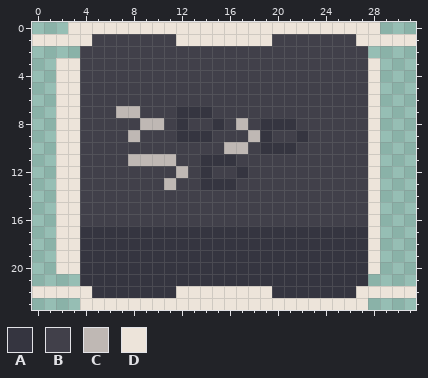
Pixel-art file -- assets/Aseprite/ability_icon.aseprite. This is how it looked before the edit.
32x24 pixels, 1 frame.
Visible layers, top first: "MG_Icon", "Borders".
Palette (. is transparent): A #353540  B #41404a  C #bfb8b4  D #ede4da
Pixels before, first column x 0:
 0 ...DDDDDDDDDDDDDDDDDDDDDDDDDD...
 1 DDDDDBBBBBBBDDDDDDDDBBBBBBBDDDDD
 2 ....BBBBBBBBBBBBBBBBBBBBBBBB....
 3 ..DDBBBBBBBBBBBBBBBBBBBBBBBBD...
 4 ..DDBBBBBBBBBBBBBBBBBBBBBBBBD...
 5 ..DDBBBBBBBBBBBBBBBBBBBBBBBBD...
 6 ..DDBBBBBBBBBBBBBBBBBBBBBBBBD...
 7 ..DDBBBCCBBBAAABBBBBBBBBBBBBD...
 8 ..DDBBBBBCCBABBABCBAAABBBBBBD...
 9 ..DDBBBBCBBBAAABBBCABBABBBBBD...
10 ..DDBBBBBBBBBBBBCCBAAABBBBBBD...
11 ..DDBBBBCCCCBBAAABBBBBBBBBBBD...
12 ..DDBBBBBBBBCBABBABBBBBBBBBBD...
13 ..DDBBBBBBBCBBAAABBBBBBBBBBBD...
14 ..DDBBBBBBBBBBBBBBBBBBBBBBBBD...
15 ..DDBBBBBBBBBBBBBBBBBBBBBBBBD...
16 ..DDBBBBBBBBBBBBBBBBBBBBBBBBD...
17 ..DDAAAAAAAAAAAAAAAAAAAAAAAAD...
18 ..DDAAAAAAAAAAAAAAAAAAAAAAAAD...
19 ..DDAAAAAAAAAAAAAAAAAAAAAAAAD...
20 ..DDAAAAAAAAAAAAAAAAAAAAAAAAD...
21 ....AAAAAAAAAAAAAAAAAAAAAAAA....
22 DDDDDAAAAAAADDDDDDDDAAAAAAADDDDD
23 ....DDDDDDDDDDDDDDDDDDDDDDDD....
And afterwards:
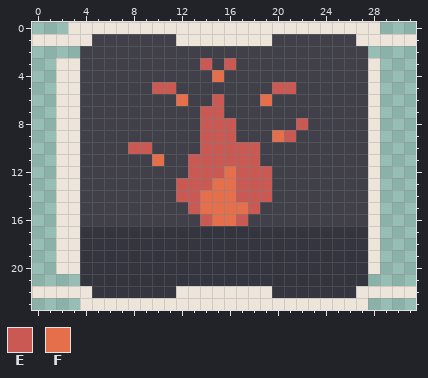
Colours new in this view: E #ca5954  F #e56f4b
Author's note on the commit: Added explosion particles with splash damage as ability.
Difference:
layer "MG_Icon" now hidden
layer "FireProjectile_icon" added
Colour A gives way to colour B in row 7 at x 12 to 13; in row 8 at x 12 and 19 to 21; in row 9 at x 12 to 13, 19 and 22; in row 10 at x 19 to 21.
Colour C gives way to colour B in row 7 at x 7 to 8; in row 8 at x 9 to 10 and 17; in row 9 at x 8 and 18; in row 11 at x 8 to 9 and 11; in row 12 at x 12; in row 13 at x 11.
Colour A gives way to colour E in row 7 at x 14; in row 8 at x 15; in row 9 at x 14; in row 11 at x 14 to 16; in row 12 at x 14 and 17; in row 13 at x 14.
Colour B gives way to colour E in row 3 at x 14 and 16; in row 5 at x 10 to 11 and 20 to 21; in rows 6 to 7 at x 15; in row 8 at x 14, 16 and 22; in row 9 at x 15 to 16 and 21; in row 10 at x 8 to 9, 14 to 15 and 18.
Colour B gives way to colour E in row 11 at x 13 and 17 to 18; in row 12 at x 13, 15 and 18 to 19; in rows 13 to 14 at x 12 to 13 and 17 to 19; in row 15 at x 13 and 18; in row 16 at x 14 and 17.
Colour C gives way to colour E in row 10 at x 16 to 17.
Colour A gives way to colour F in row 13 at x 15 to 16.
Colour B gives way to colour F in row 4 at x 15; in row 6 at x 12 and 19; in row 9 at x 20; in row 12 at x 16; in row 14 at x 14 to 16; in row 15 at x 14 to 17.
Colour B gives way to colour F in row 16 at x 15 to 16.
Colour C gives way to colour F in row 11 at x 10.
Changed places in both pictures, as pixel boxes (x1, y1, x2, y2):
changed: (116, 58, 308, 226)
